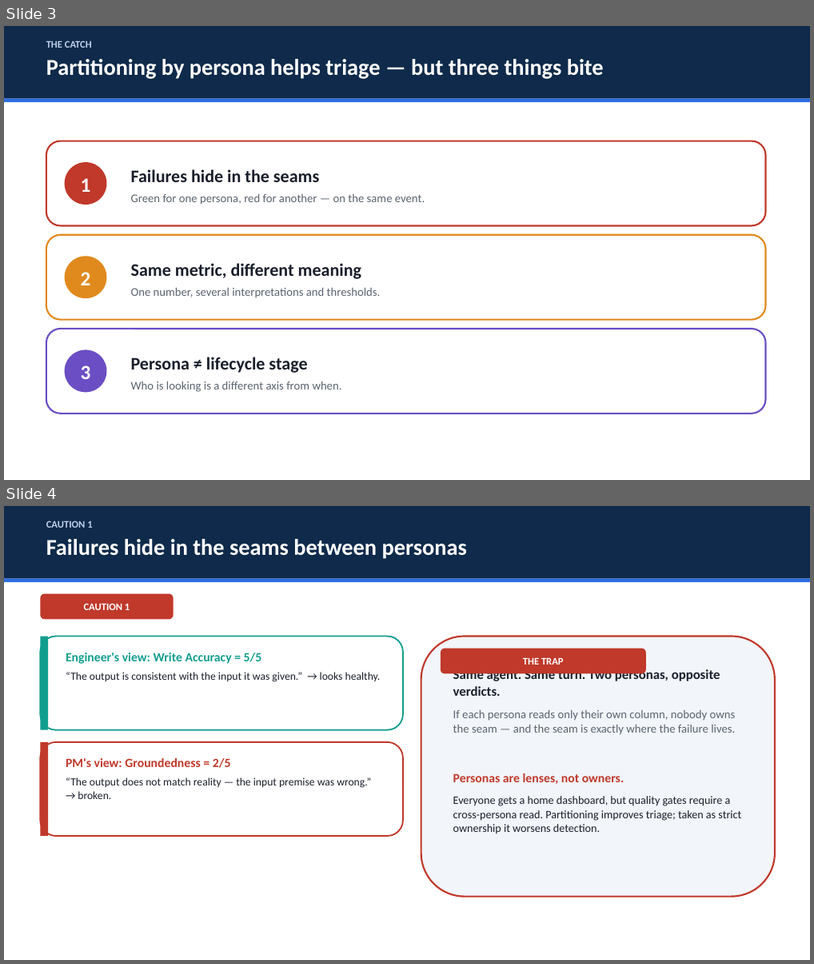
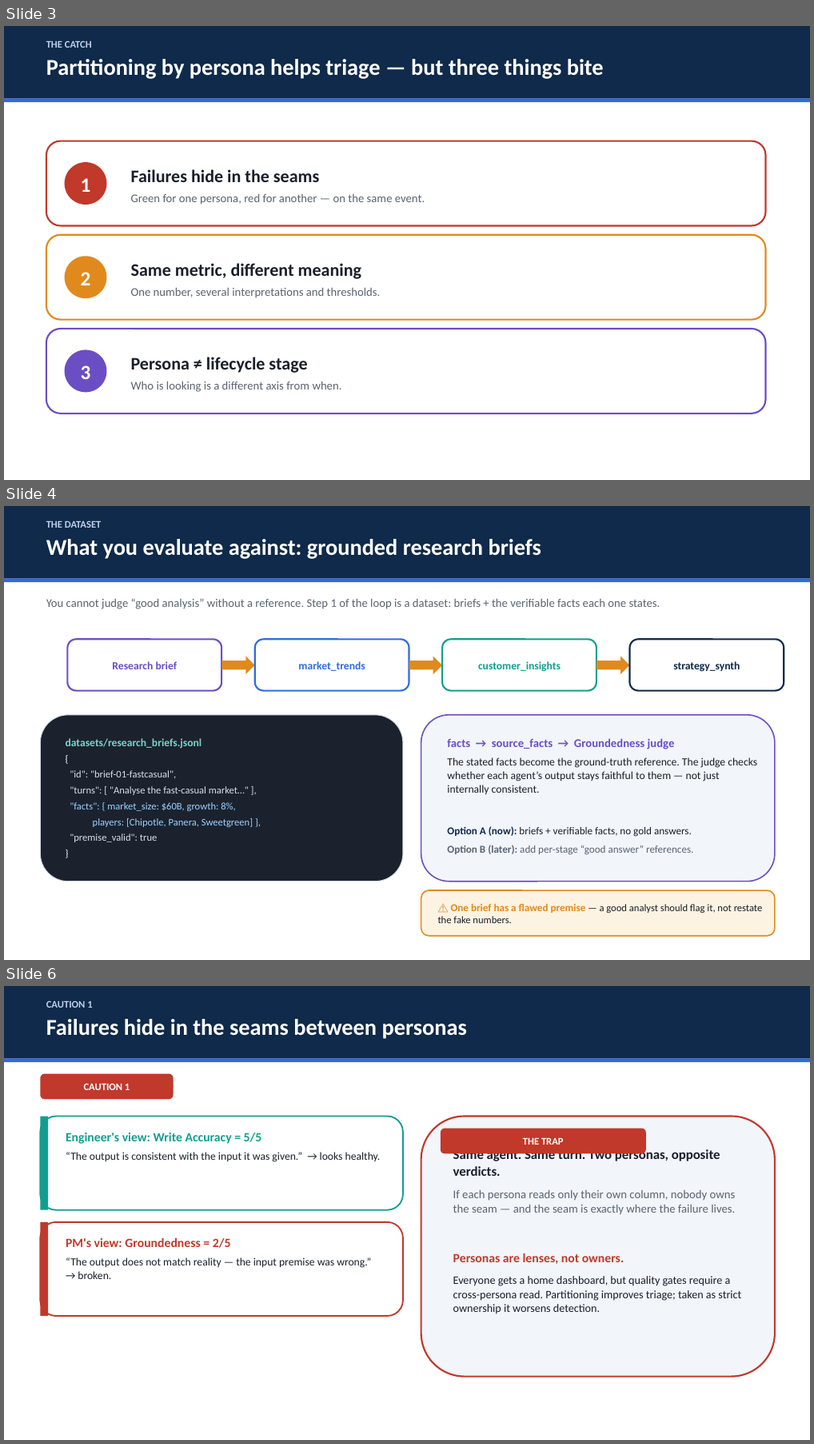
Before and after one commit to mperi/sample-gen-ai-evaluations-workshop, a slide deck: Workload Specific Evaluations/Multiagent Shared Context Evaluation/Evaluating-Agent-Functions.pptx. Shown one above the other, each under a label of ours: slides 3 and 4 before the commit, slides 3, 4 and 6 after it; the slides between them are not shown. The pictures are 814x964 and 814x1444 pixels, drawn with LibreOffice and Linux fonts; fonts in the diff are those of the drawing. Boxes give left, top, right and bottom in pixels: in the first picture for what was removed or moved away, otherwise in the second. Text is boxed around its words. In the diff, an @@ line names an element or a change of style, - is before the commit and + after.

```diff
--- a/Workload Specific Evaluations/Multiagent Shared Context Evaluation/Evaluating-Agent-Functions.pptx
+++ b/Workload Specific Evaluations/Multiagent Shared Context Evaluation/Evaluating-Agent-Functions.pptx
@@ slide 4 added at <box>4,506,810,960</box>, background #FFFFFF @@
@@ rectangle added at <box>4,506,810,579</box>, fill #0F2A4A @@
@@ text added at <box>46,521,542,559</box>, 27 pt, text #FFFFFF, bold @@
+THE DATASET
+What you evaluate against: grounded research briefs
@@ rectangle added at <box>4,579,810,582</box>, fill #2D6CDF @@
@@ text added at <box>46,598,661,609</box>, 14 pt, text #5B6470 @@
+You cannot judge “good analysis” without a reference. Step 1 of the loop is a dataset: briefs + the verifiable facts each one states.
@@ rounded rectangle added at <box>67,639,222,691</box>, fill #FFFFFF, outline #6B4EC4 2 pt, 13 pt, text #6B4EC4, bold @@
+Research brief
@@ rounded rectangle added at <box>255,639,410,691</box>, fill #FFFFFF, outline #2D6CDF 2 pt, 13 pt, text #2D6CDF, bold @@
+market_trends
@@ rounded rectangle added at <box>442,639,597,691</box>, fill #FFFFFF, outline #129E8F 2 pt, 13 pt, text #129E8F, bold @@
+customer_insights
@@ rounded rectangle added at <box>630,639,784,691</box>, fill #FFFFFF, outline #0F2A4A 2 pt, 13 pt, text #0F2A4A, bold @@
+strategy_synth
@@ right arrow added at <box>222,656,255,674</box>, fill #E08A1E @@
@@ right arrow added at <box>410,656,442,674</box>, fill #E08A1E @@
@@ right arrow added at <box>597,656,630,674</box>, fill #E08A1E @@
@@ rounded rectangle added at <box>40,715,403,881</box>, fill #1B222E, outline #D6DEEA 1 pt, 12 pt, text #D6DEEA @@
+datasets/research_briefs.jsonl
+{
+"id": "brief-01-fastcasual",
+"turns": [ "Analyse the fast-casual market…" ],
+"facts": { market_size: $60B, growth: 8%,
+players: [Chipotle, Panera, Sweetgreen] },
+"premise_valid": true
+}
@@ rounded rectangle added at <box>422,715,775,881</box>, fill #F2F5FA, outline #6B4EC4 1.5 pt, 13 pt, text #1A1F2B @@
+facts → source_facts → Groundedness judge
+The stated facts become the ground-truth reference. The judge checks whether each agent’s output stays faithful to them — not just internally consistent.
+Option A (now): briefs + verifiable facts, no gold answers.
+Option B (later): add per-stage “good answer” references.
@@ rounded rectangle added at <box>422,890,775,936</box>, fill #FDF3E2, outline #E08A1E 1.5 pt, 12 pt, text #1A1F2B @@
+⚠ One brief has a flawed premise — a good analyst should flag it, not restate the fake numbers.
@@ what was slide 4 is now slide 6 @@
```
Also in this commit, not shown: 1 other slide added, 1 other file.
